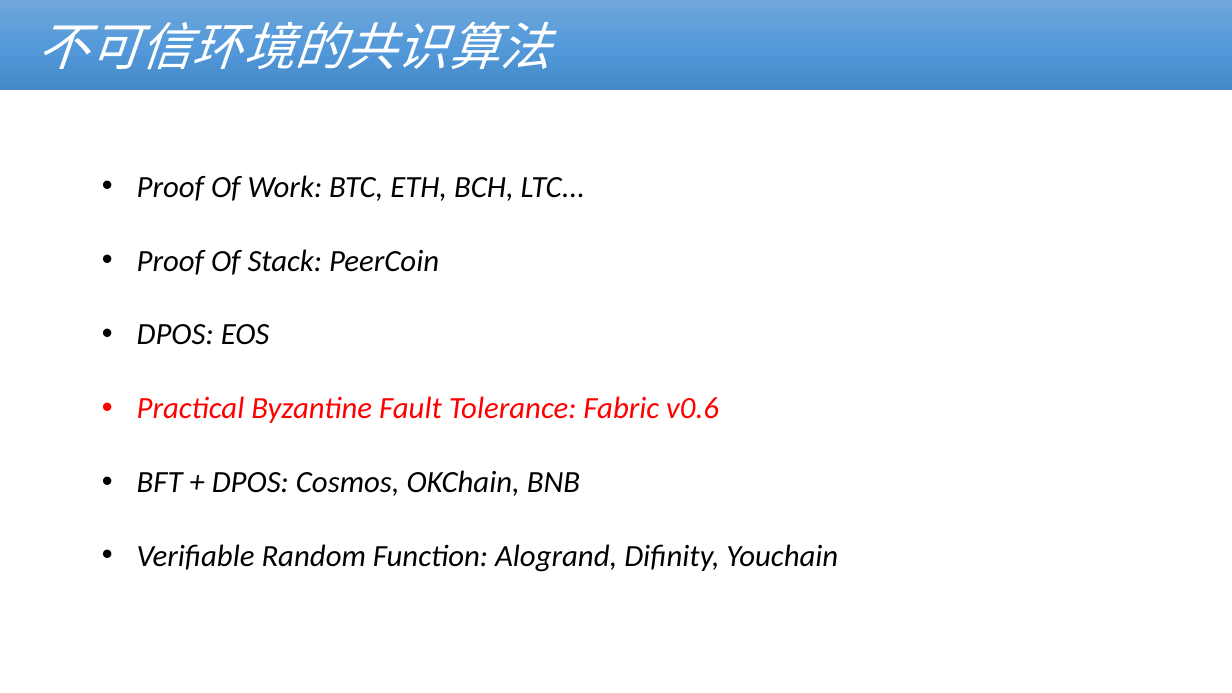
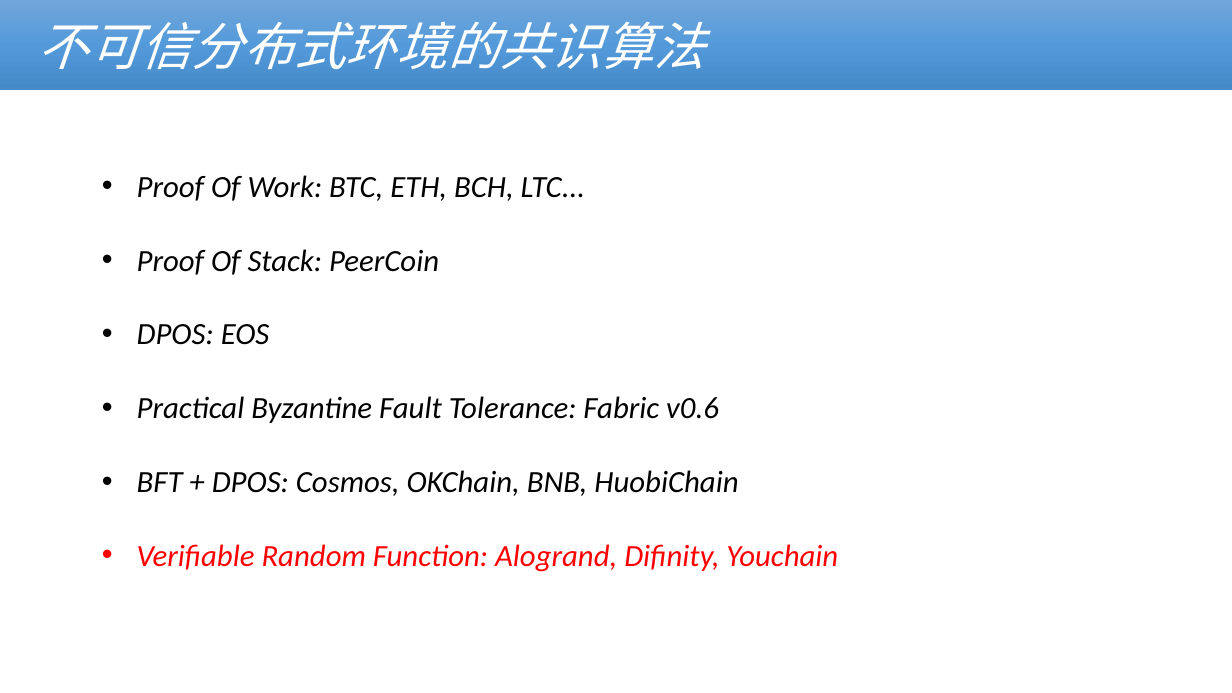
Before and after one commit to cmdpos/gaia, a slide deck: slide 11 of ppt/blockchain-dex.pptx. Drawn at 1232x693 pixels with LibreOffice and Linux fonts; fonts in the diff are those of the drawing; background and template pictures are left out. Boxes give left, top, right and bottom in pixels: in the first picture for what was removed or moved away, otherwise in the second. Text is boxed around its words. In the diff, an @@ line names an element or a change of style, - is before the commit and + after.

```diff
--- a/ppt/blockchain-dex.pptx
+++ b/ppt/blockchain-dex.pptx
@@ text in rectangle at (38, 21, 705, 69): text changed @@
-不可信环境的共识算法
+不可信分布式环境的共识算法
@@ text at (137, 396, 838, 572): text colour #FF0000 to #000000 in "Practical Byzantine Fault Tolerance: Fabric v0.6"; text colour #000000 to #FF0000 in "Verifiable Random Function: Alogrand, Difinity, Youchain" @@
@@ text at (137, 470, 738, 496): text changed @@
-• BFT + DPOS: Cosmos, OKChain, BNB
+• BFT + DPOS: Cosmos, OKChain, BNB, HuobiChain
```
Also in this commit, not shown: 14 other slides changed, 3 slides added, 3 slides removed.
